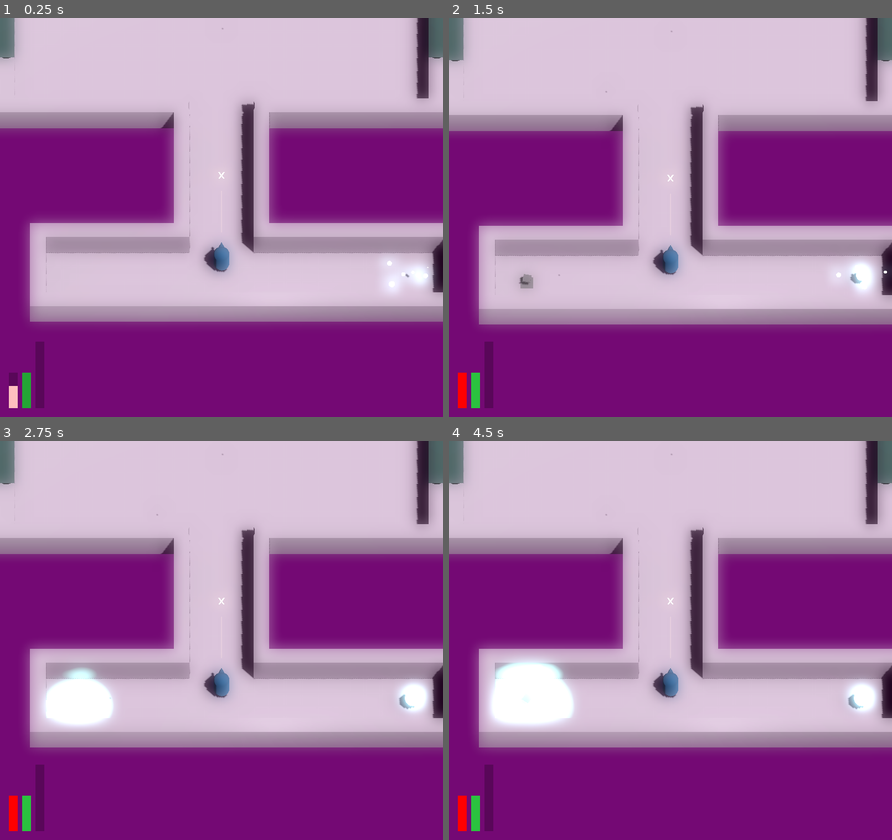
Above: before the commit, frames 1-4 (two rows, left to right).
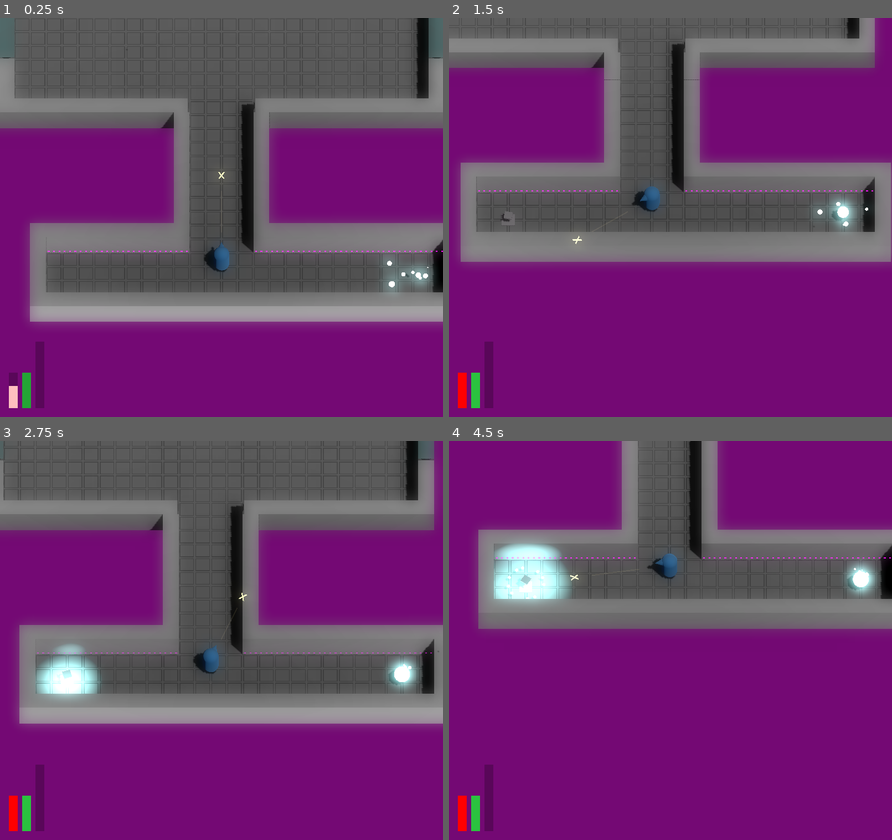
Above: after the commit, the same moments.

Repository: JackEvans24/bullet-absorb
Game: Godot game, scene res://scenes/main.tscn
Two runs of this game, one before a commit and one after it. Both use one fixed random seed, a clock stepped at 60 frames per second and the inputs below.
Inputs (mouse positions are in pixels of both pictures, inside the frame that each line leads up to):
- Up to frame 1 (0.25 s): no input
- Up to frame 2 (1.5 s): move the mouse to (767, 197) at 0.52 s; move the mouse to (581, 237) at 1.27 s
- Up to frame 3 (2.75 s): move the mouse to (265, 552) at 2.02 s
- Up to frame 4 (4.5 s): move the mouse to (648, 720) at 2.77 s; move the mouse to (803, 700) at 3.52 s; move the mouse to (537, 580) at 4.27 s

The runs differ from the first frame. In frame 1, 52% of the frame differs, in the area x 0-100%, y 0-77%; in frame 2, 70%; in frame 3, 63%; in frame 4, 72%, in the area x 0-100%, y 0-78%.

Commit message:
feat: switch between mouse and controller based on input

Diff:
--- a/scripts/mechanics/player/aim/player_aim.gd
+++ b/scripts/mechanics/player/aim/player_aim.gd
@@ -7,6 +7,7 @@
 @export var bullet_scene: PackedScene
 
 @onready var controller_aim: ControllerAimDirection = $ControllerAim
+@onready var mouse_aim: MouseAimDirection = $MouseAim
 var aim_service: AimDirection
 
 var pivot: Node3D
@@ -18,10 +19,11 @@
 var has_ammo = false
 
 func _ready():
-	aim_service = controller_aim
+	aim_service = mouse_aim
 
 func initialise(body_pivot: Node3D):
 	pivot = body_pivot
+	mouse_aim.player = pivot
 
 func _process(_delta: float):
 	if not can_aim:
@@ -33,9 +35,18 @@
 		aim_direction = direction
 
 func _input(event: InputEvent):
-	if not can_fire or not event.is_action_pressed("fire"):
+	check_input_method(event)
+
+	if can_fire and event.is_action_pressed("fire"):
+		fire()
+
+func check_input_method(event: InputEvent):
+	if event is InputEventMouseMotion:
+		aim_service = mouse_aim
+	elif aim_service == controller_aim:
 		return
-	fire()
+	elif controller_aim.get_aim_direction().length() > 0.1:
+		aim_service = controller_aim
 
 func fire():
 	if is_firing or not has_ammo:
